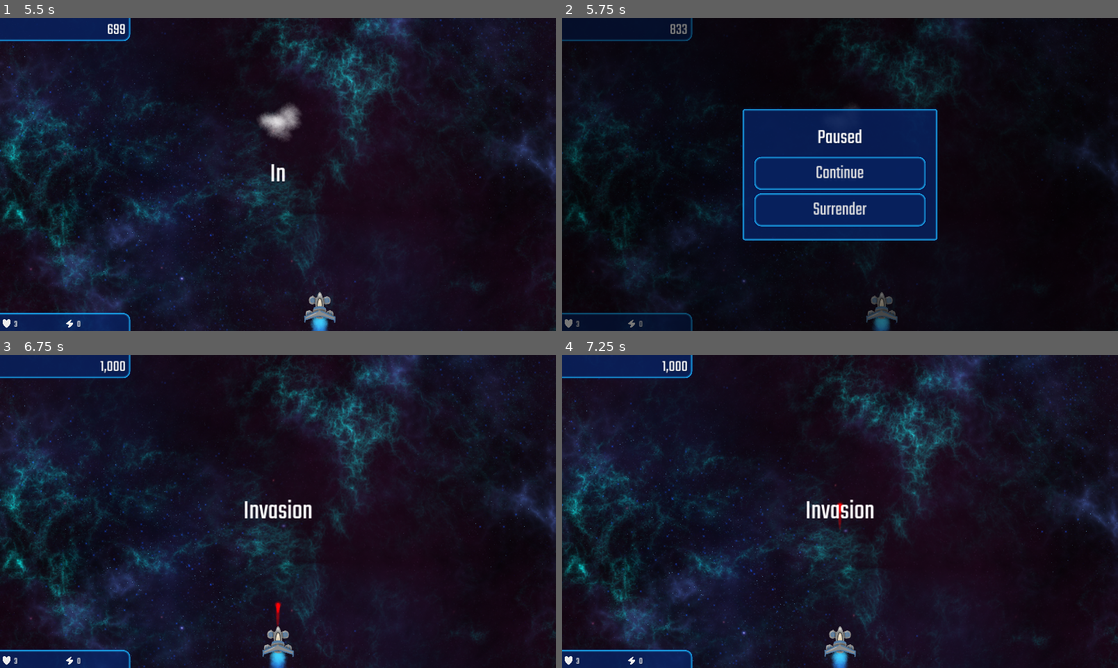
Above: before the commit, frames 1-4 (two rows, left to right).
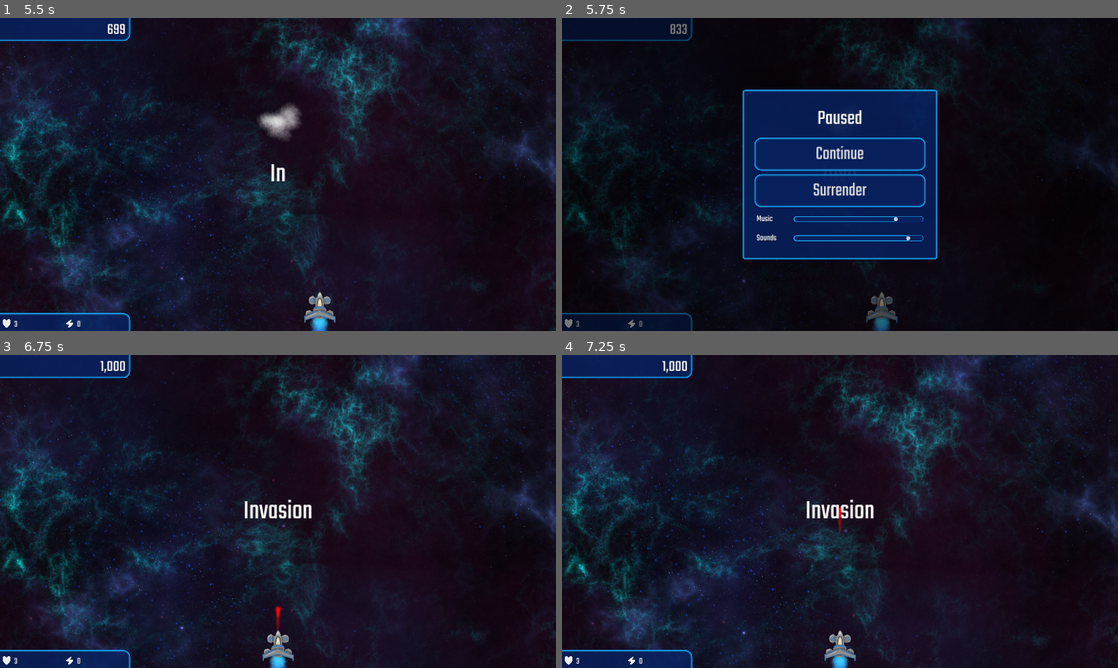
Above: after the commit, the same moments.

Repository: veprogames/numbercluck
Game: Godot game, scene res://src/main_menu/main_menu.tscn
Two runs of this game, one before a commit and one after it. Both use one fixed random seed, a clock stepped at 60 frames per second and the inputs below.
Inputs (mouse positions are in pixels of both pictures, inside the frame that each line leads up to):
- Up to frame 1 (5.5 s): click "Missions" at 0.5 s; click "A new Beginning" at 1.25 s; move the mouse to (305, 174) at 2.02 s; right-click (305, 174) at 2.1 s; move the mouse to (250, 174) at 2.77 s; click (250, 174) at 2.85 s; move the mouse to (289, 168) at 3.52 s; right-click (289, 168) at 3.6 s; move the mouse to (272, 180) at 4.27 s; click (272, 180) at 4.35 s; move the mouse to (316, 177) at 5.02 s; right-click (316, 177) at 5.1 s
- Up to frame 2 (5.75 s): tap Escape (ui_cancel) at 5.65 s
- Up to frame 3 (6.75 s): click "Continue" at 5.75 s; move the mouse to (233, 508) at 6.52 s; click (233, 508) at 6.6 s
- Up to frame 4 (7.25 s): no input

Frame 1 is identical in both runs. In frame 2, 7.8% of the frame differs, in the area x 32-68%, y 22-78%; in frame 3, 0.5%; in frame 4, 0.4%.

Commit message:
Add Volume Settings to Pause Menu

Diff:
--- a/assets/themes/ui.tres
+++ b/assets/themes/ui.tres
@@ -73,6 +73,53 @@
 expand_margin_left = 8.0
 expand_margin_top = 4.0
 expand_margin_right = 8.0
+shadow_color = Color(0.00392157, 0.0705882, 0.34902, 0.313726)
+shadow_size = 8
+
+[sub_resource type="StyleBoxFlat" id="StyleBoxFlat_q1jm6"]
+bg_color = Color(0.105882, 0.698039, 0.984314, 0)
+border_width_left = 4
+border_width_top = 4
+border_width_right = 4
+border_width_bottom = 4
+border_color = Color(0.105882, 0.698039, 0.984314, 1)
+border_blend = true
+corner_radius_top_left = 12
+corner_radius_top_right = 12
+corner_radius_bottom_right = 12
+corner_radius_bottom_left = 12
+expand_margin_top = 8.0
+expand_margin_bottom = 8.0
+
+[sub_resource type="StyleBoxFlat" id="StyleBoxFlat_qgwc0"]
+bg_color = Color(0.105882, 0.698039, 0.984314, 0)
+border_width_left = 4
+border_width_top = 4
+border_width_right = 4
+border_width_bottom = 4
+border_color = Color(0.105882, 0.698039, 0.984314, 1)
+border_blend = true
+corner_radius_top_left = 12
+corner_radius_top_right = 12
+corner_radius_bottom_right = 12
+corner_radius_bottom_left = 12
+expand_margin_top = 8.0
+expand_margin_bottom = 8.0
+
+[sub_resource type="StyleBoxFlat" id="StyleBoxFlat_sibbw"]
+bg_color = Color(0.0313726, 0.129412, 0.364706, 1)
+border_width_left = 2
+border_width_top = 2
+border_width_right = 2
+border_width_bottom = 2
+border_color = Color(0.109804, 0.713726, 1, 1)
+border_blend = true
+corner_radius_top_left = 8
+corner_radius_top_right = 8
+corner_radius_bottom_right = 8
+corner_radius_bottom_left = 8
+expand_margin_top = 8.0
+expand_margin_bottom = 8.0
 shadow_color = Color(0.00392157, 0.0705882, 0.34902, 0.313726)
 shadow_size = 8
 
@@ -147,6 +194,9 @@
 GridContainer/constants/h_separation = 16
 GridContainer/constants/v_separation = 16
 HBoxContainer/constants/separation = 32
+HSlider/styles/grabber_area = SubResource("StyleBoxFlat_q1jm6")
+HSlider/styles/grabber_area_highlight = SubResource("StyleBoxFlat_qgwc0")
+HSlider/styles/slider = SubResource("StyleBoxFlat_sibbw")
 Label/colors/font_shadow_color = Color(0, 0, 0, 0.313726)
 Label/constants/shadow_offset_x = 2
 Label/constants/shadow_offset_y = 2
--- a/src/global/game_settings.gd
+++ b/src/global/game_settings.gd
@@ -1,4 +1,17 @@
 class_name GameSettings
 extends RefCounted
 
+var bus_music: int = AudioServer.get_bus_index(&"Music")
+var bus_sounds: int = AudioServer.get_bus_index(&"Sounds")
+
 var locale: String = TranslationServer.get_locale()
+
+var music_volume: float = -12.0 :
+	set(vol):
+		music_volume = vol
+		AudioServer.set_bus_volume_db(bus_music, vol)
+
+var sound_volume: float = -6.0 :
+	set(vol):
+		sound_volume = vol
+		AudioServer.set_bus_volume_db(bus_sounds, vol)
--- a/src/ui/pause_menu.tscn
+++ b/src/ui/pause_menu.tscn
@@ -1,6 +1,8 @@
-[gd_scene load_steps=2 format=3 uid="uid://dw6kqnglhsbjq"]
+[gd_scene load_steps=4 format=3 uid="uid://dw6kqnglhsbjq"]
 
 [ext_resource type="Script" path="res://src/ui/pause_menu.gd" id="1_h064k"]
+[ext_resource type="PackedScene" uid="uid://cf214771g830o" path="res://src/ui/settings/h_slider_music_volume.tscn" id="2_ynneb"]
+[ext_resource type="PackedScene" uid="uid://dyvlhbha4menw" path="res://src/ui/settings/h_slider_sound_volume.tscn" id="3_nghud"]
 
 [node name="PauseMenu" type="CanvasLayer"]
 process_mode = 3
@@ -54,5 +56,31 @@
 theme_type_variation = &"ButtonLarge"
 text = "Surrender"
 
+[node name="HBoxContainer" type="HBoxContainer" parent="PanelContainer/MarginContainer/VBoxContainer"]
+layout_mode = 2
+
+[node name="Label" type="Label" parent="PanelContainer/MarginContainer/VBoxContainer/HBoxContainer"]
+custom_minimum_size = Vector2(96, 0)
+layout_mode = 2
+text = "Music"
+
+[node name="HSliderMusicVolume" parent="PanelContainer/MarginContainer/VBoxContainer/HBoxContainer" instance=ExtResource("2_ynneb")]
+layout_mode = 2
+size_flags_horizontal = 3
+size_flags_vertical = 1
+
+[node name="HBoxContainer2" type="HBoxContainer" parent="PanelContainer/MarginContainer/VBoxContainer"]
+layout_mode = 2
+
+[node name="Label" type="Label" parent="PanelContainer/MarginContainer/VBoxContainer/HBoxContainer2"]
+custom_minimum_size = Vector2(96, 0)
+layout_mode = 2
+text = "Sounds"
+
+[node name="HSliderSoundVolume" parent="PanelContainer/MarginContainer/VBoxContainer/HBoxContainer2" instance=ExtResource("3_nghud")]
+layout_mode = 2
+size_flags_horizontal = 3
+size_flags_vertical = 1
+
 [connection signal="pressed" from="PanelContainer/MarginContainer/VBoxContainer/ButtonContinue" to="." method="_on_button_continue_pressed"]
 [connection signal="pressed" from="PanelContainer/MarginContainer/VBoxContainer/ButtonSurrender" to="." method="_on_button_surrender_pressed"]
--- /dev/null
+++ b/src/ui/settings/h_slider_music_volume.gd
@@ -0,0 +1,10 @@
+class_name HSliderMusicVolume
+extends HSlider
+
+
+func _ready() -> void:
+	value = Game.settings.music_volume
+
+
+func _on_value_changed(val: float) -> void:
+	Game.settings.music_volume = val
--- /dev/null
+++ b/src/ui/settings/h_slider_music_volume.tscn
@@ -0,0 +1,14 @@
+[gd_scene load_steps=2 format=3 uid="uid://cf214771g830o"]
+
+[ext_resource type="Script" path="res://src/ui/settings/h_slider_music_volume.gd" id="1_goxvf"]
+
+[node name="HSliderMusicVolume" type="HSlider"]
+custom_minimum_size = Vector2(160, 0)
+offset_right = 8.0
+offset_bottom = 16.0
+min_value = -60.0
+max_value = 0.0
+step = 0.0
+script = ExtResource("1_goxvf")
+
+[connection signal="value_changed" from="." to="." method="_on_value_changed"]
--- /dev/null
+++ b/src/ui/settings/h_slider_sound_volume.gd
@@ -0,0 +1,10 @@
+class_name HSliderSoundVolume
+extends HSlider
+
+
+func _ready() -> void:
+	value = Game.settings.sound_volume
+
+
+func _on_value_changed(val: float) -> void:
+	Game.settings.sound_volume = val
--- /dev/null
+++ b/src/ui/settings/h_slider_sound_volume.tscn
@@ -0,0 +1,14 @@
+[gd_scene load_steps=2 format=3 uid="uid://dyvlhbha4menw"]
+
+[ext_resource type="Script" path="res://src/ui/settings/h_slider_sound_volume.gd" id="1_dto3y"]
+
+[node name="HSliderSoundVolume" type="HSlider"]
+custom_minimum_size = Vector2(160, 0)
+offset_right = 8.0
+offset_bottom = 16.0
+min_value = -60.0
+max_value = 0.0
+step = 0.0
+script = ExtResource("1_dto3y")
+
+[connection signal="value_changed" from="." to="." method="_on_value_changed"]
Not shown: 1 places in assets/themes/ui.tres that only renumber resources
